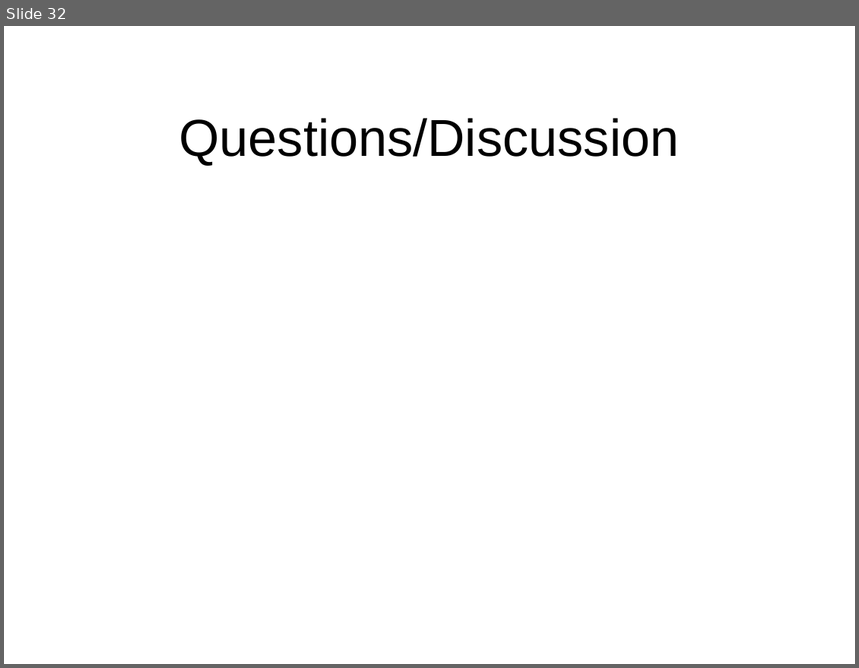
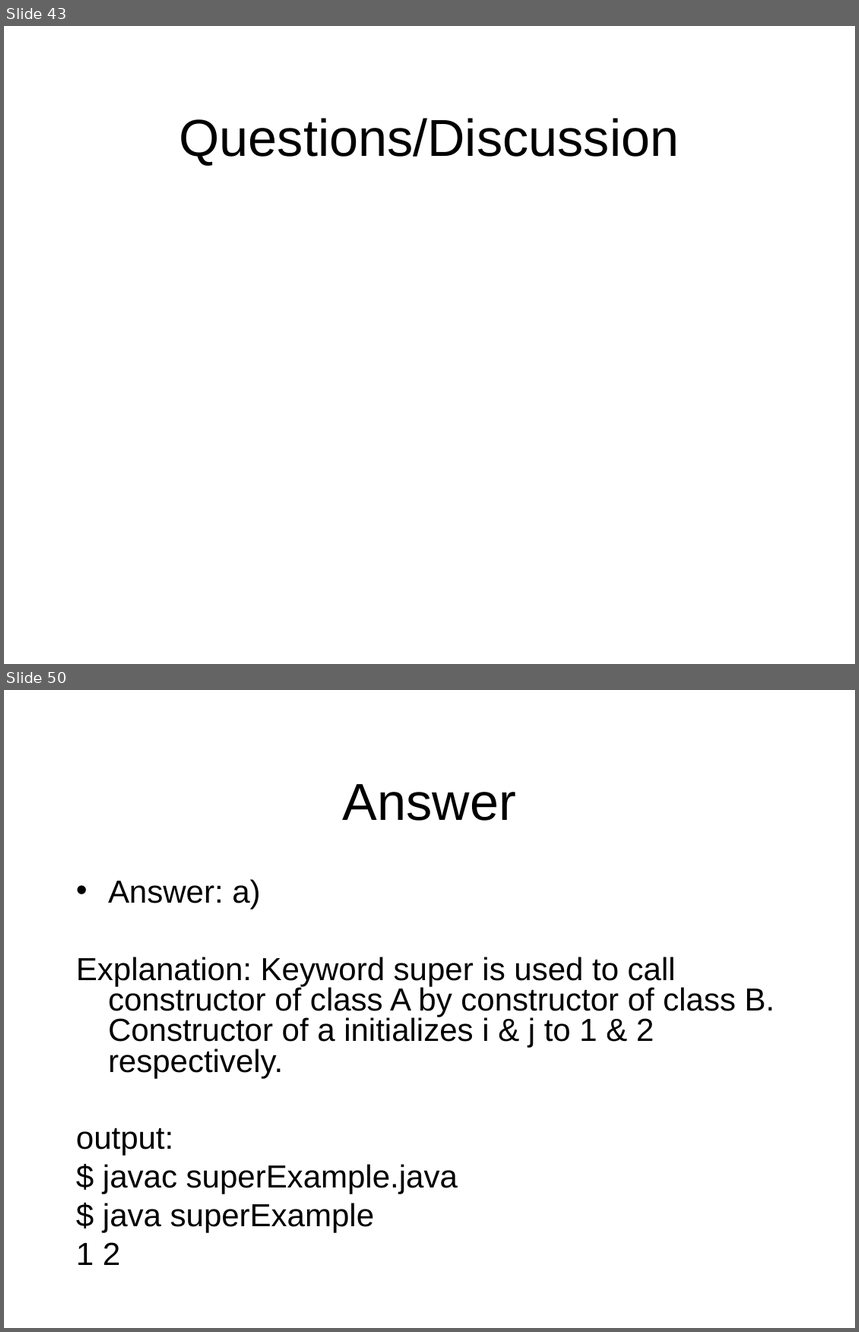
Before and after one commit to octaviordz/zjnu2017.github.io, a slide deck: OOP/lectures/050--Polymorphism.ppt. Shown one above the other, each under a label of ours: slide 32 before the commit, slides 43 and 50 after it; the slides between them are not shown. The pictures are 859x668 and 859x1332 pixels, drawn with LibreOffice and Linux fonts; fonts in the diff are those of the drawing. Boxes give left, top, right and bottom in pixels: in the first picture for what was removed or moved away, otherwise in the second. Text is boxed around its words. In the diff, an @@ line names an element or a change of style, - is before the commit and + after.

```diff
--- a/OOP/lectures/050--Polymorphism.ppt
+++ b/OOP/lectures/050--Polymorphism.ppt
@@ slide 50 added at <box>4,690,855,1328</box>, background #FFFFFF @@
@@ title added at <box>343,784,516,821</box>, 44 pt, text #000000 @@
+Answer
@@ text added at <box>76,879,775,1265</box>, 27 pt, text #000000 @@
+• Answer: a)
+Explanation: Keyword super is used to call constructor of class A by constructor of class B. Constructor of a initializes i & j to 1 & 2 respectively.
+output:
+$ javac superExample.java
+$ java superExample
+1 2
@@ what was slide 32 is now slide 43 @@
```
Also in this commit, not shown: 9 slides changed, 19 other slides added, 2 other files.
